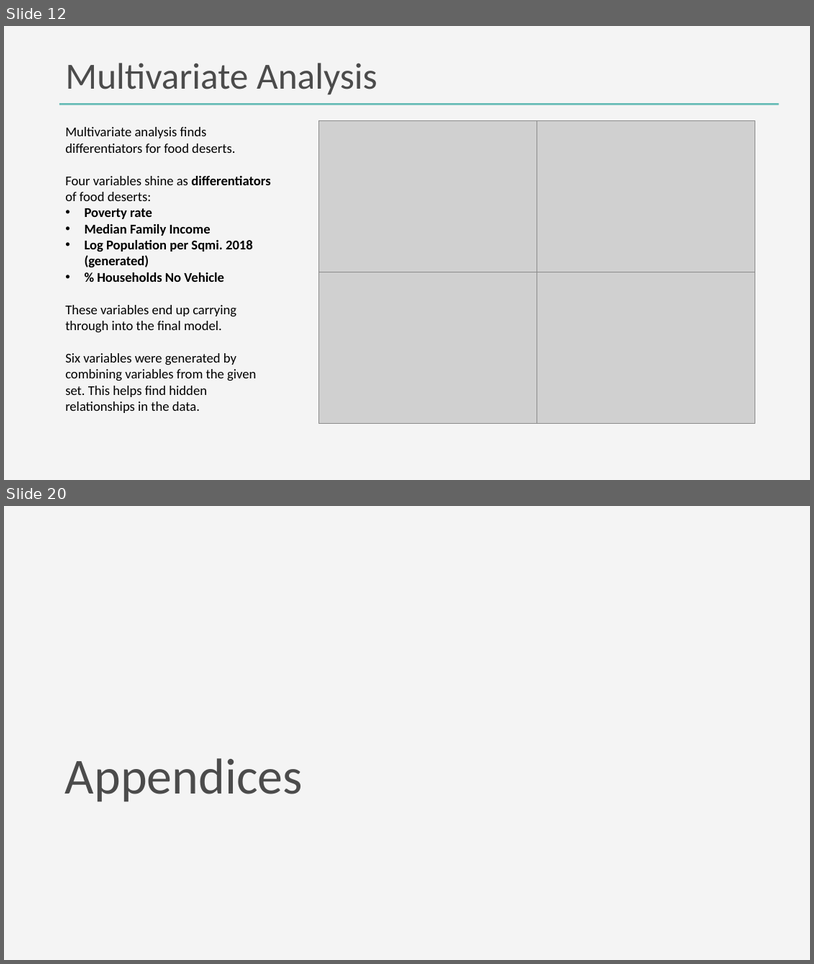
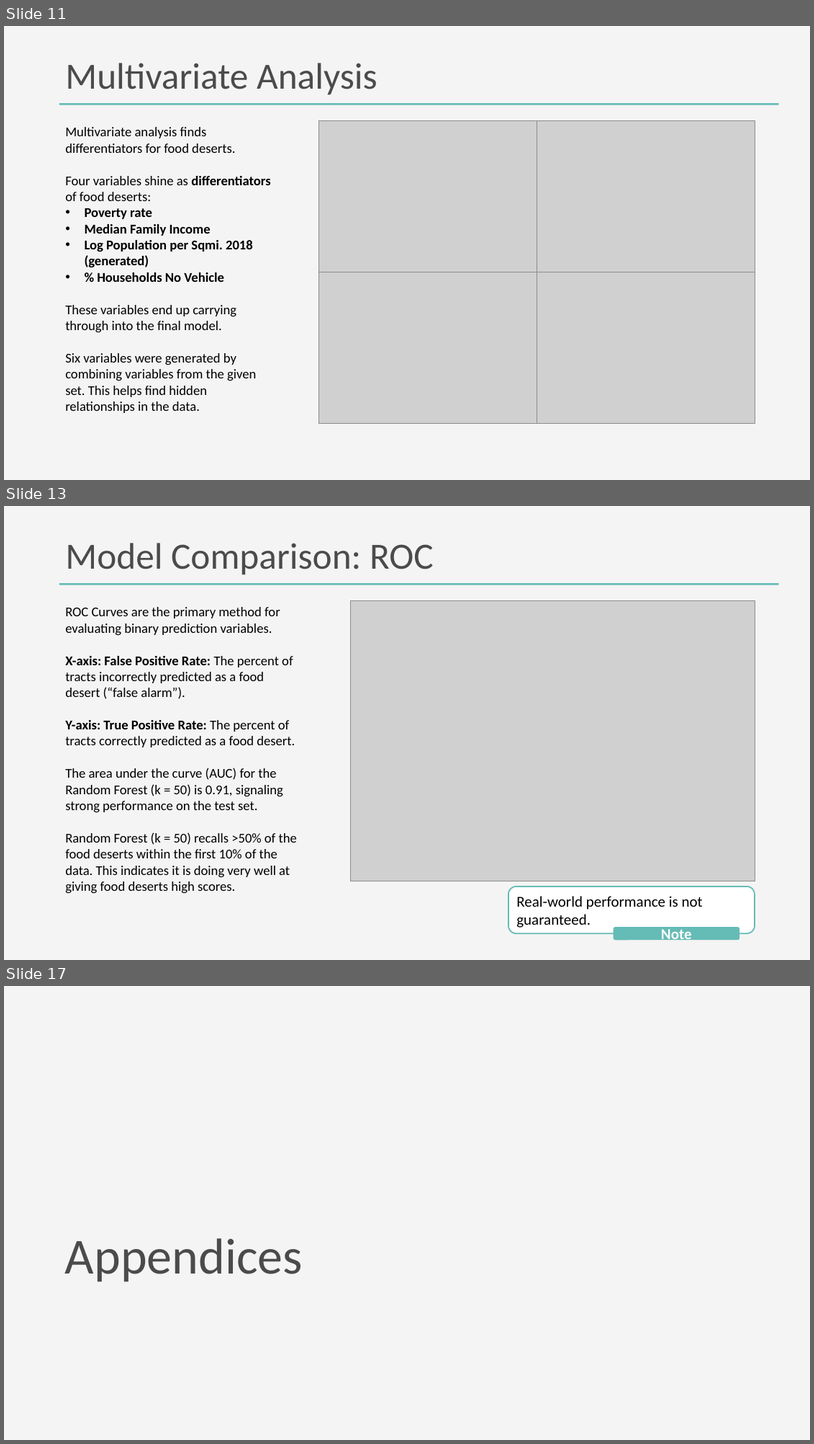
Before and after one commit to DanteHaywood/cfc_ds_screen, a slide deck: doc/2020_11_25_cfc_ds_technical_screen_haywood.pptx. Shown one above the other, each under a label of ours: slides 12 and 20 before the commit, slides 11, 13 and 17 after it; the slides between them are not shown. The pictures are 814x964 and 814x1444 pixels, drawn with LibreOffice and Linux fonts; fonts in the diff are those of the drawing; grey boxes stand for pictures. Boxes give left, top, right and bottom in pixels: in the first picture for what was removed or moved away, otherwise in the second. Text is boxed around its words. In the diff, an @@ line names an element or a change of style, - is before the commit and + after.

```diff
--- a/doc/2020_11_25_cfc_ds_technical_screen_haywood.pptx
+++ b/doc/2020_11_25_cfc_ds_technical_screen_haywood.pptx
@@ slide 13 added at bbox=[4, 506, 810, 960], background #F4F4F4; not listed: 1 template element that a slide beside it also shows @@
@@ title added at bbox=[65, 543, 434, 575], 44 pt, text #4B4B4B @@
+Model Comparison: ROC
@@ text added at bbox=[65, 607, 297, 893], 16 pt, text #000000 @@
+ROC Curves are the primary method for evaluating binary prediction variables.
+X-axis: False Positive Rate: The percent of tracts incorrectly predicted as a food desert (“false alarm”).
+Y-axis: True Positive Rate: The percent of tracts correctly predicted as a food desert.
+The area under the curve (AUC) for the Random Forest (k = 50) is 0.91, signaling strong performance on the test set.
+Random Forest (k = 50) recalls >50% of the food deserts within the first 10% of the data. This indicates it is doing very well at giving food deserts high scores.
@@ picture added at bbox=[351, 600, 756, 880] @@
@@ rounded rectangle added at bbox=[509, 886, 755, 933], fill #FFFFFF, outline #65BBB5 1.5 pt, 18 pt, text #000000 @@
+Real-world performance is not guaranteed.
@@ rounded rectangle added at bbox=[614, 926, 741, 939], fill #65BBB5, 18 pt, text #FFFFFF, bold @@
+Note
@@ what was slide 12 is now slide 11 @@
@@ what was slide 20 is now slide 17 @@
```
Also in this commit, not shown: 3 slides changed, 3 other slides added, 7 slides removed, 4 other files.
